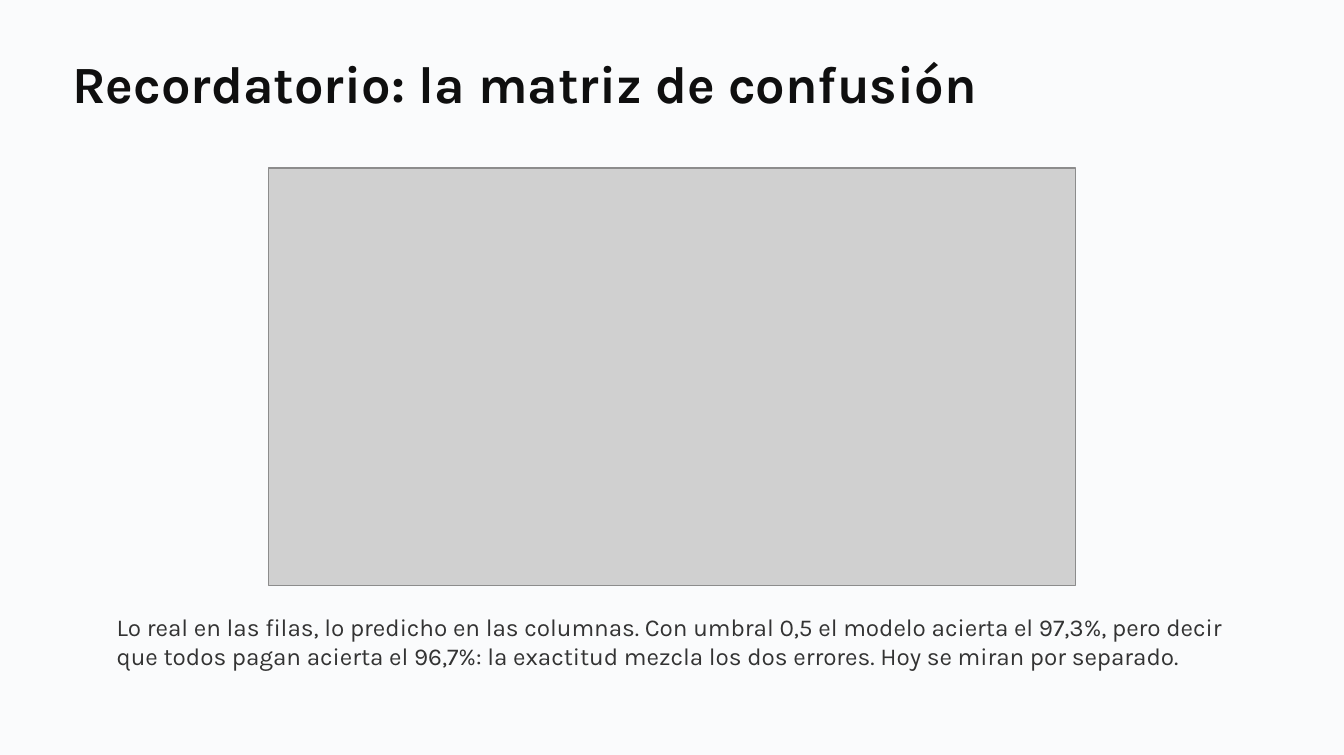
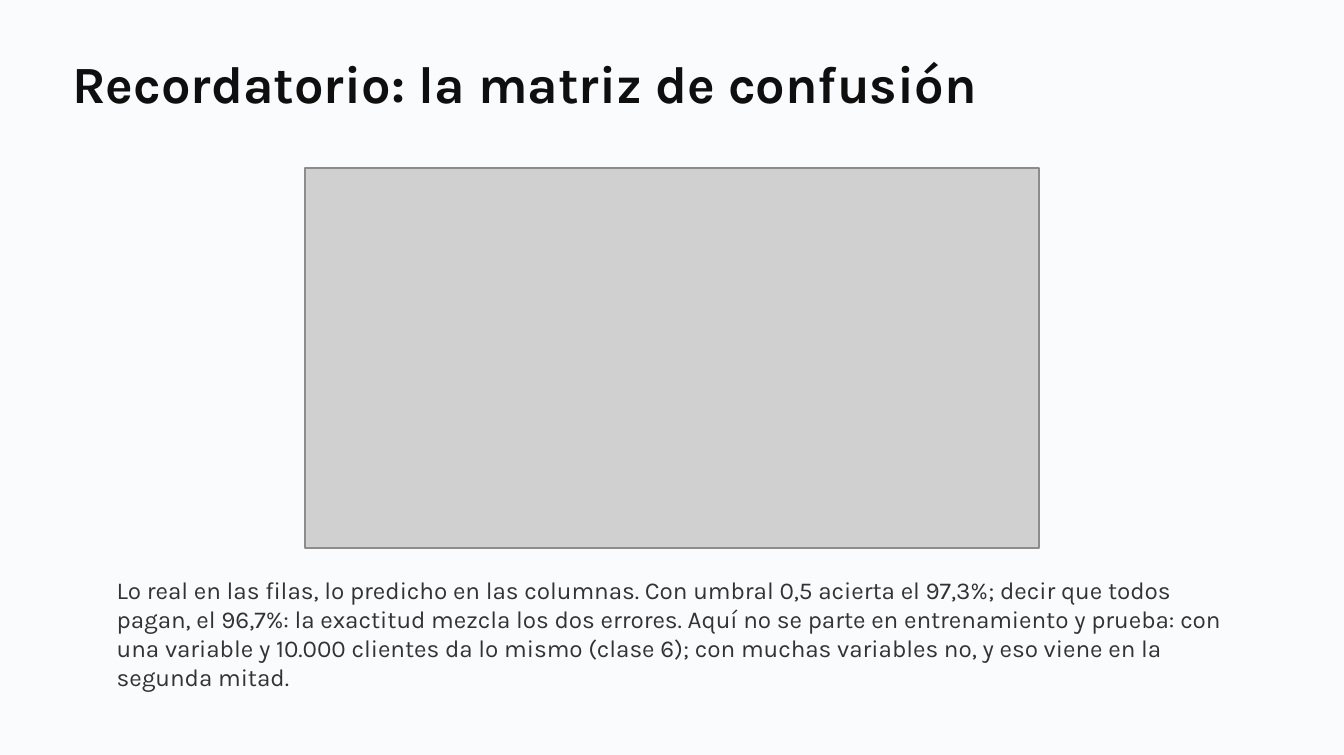
Before and after one commit to daniopitz/diplomado-cdd, a slide deck: slide 6 of presentaciones/clase07_evaluar_regularizar.pptx. Drawn at 1344x755 pixels with LibreOffice and Linux fonts; fonts in the diff are those of the drawing; grey boxes stand for pictures. Boxes give left, top, right and bottom in pixels: in the first picture for what was removed or moved away, otherwise in the second. Text is boxed around its words. In the diff, an @@ line names an element or a change of style, - is before the commit and + after.

```diff
--- a/presentaciones/clase07_evaluar_regularizar.pptx
+++ b/presentaciones/clase07_evaluar_regularizar.pptx
@@ picture: place and size @@
-picture at bbox=[269, 168, 1075, 586]
+picture at bbox=[305, 168, 1039, 548]
@@ text at bbox=[117, 582, 1220, 692]: text changed @@
-Lo real en las filas, lo predicho en las columnas. Con umbral 0,5 el modelo acierta el 97,3%, pero decir que todos pagan acierta el 96,7%: la exactitud mezcla los dos errores. Hoy se miran por separado.
+Lo real en las filas, lo predicho en las columnas. Con umbral 0,5 acierta el 97,3%; decir que todos pagan, el 96,7%: la exactitud mezcla los dos errores. Aquí no se parte en entrenamiento y prueba: con una variable y 10.000 clientes da lo mismo (clase 6); con muchas variables no, y eso viene en la segunda mitad.
```
Also in this commit, not shown: 3 other files.
